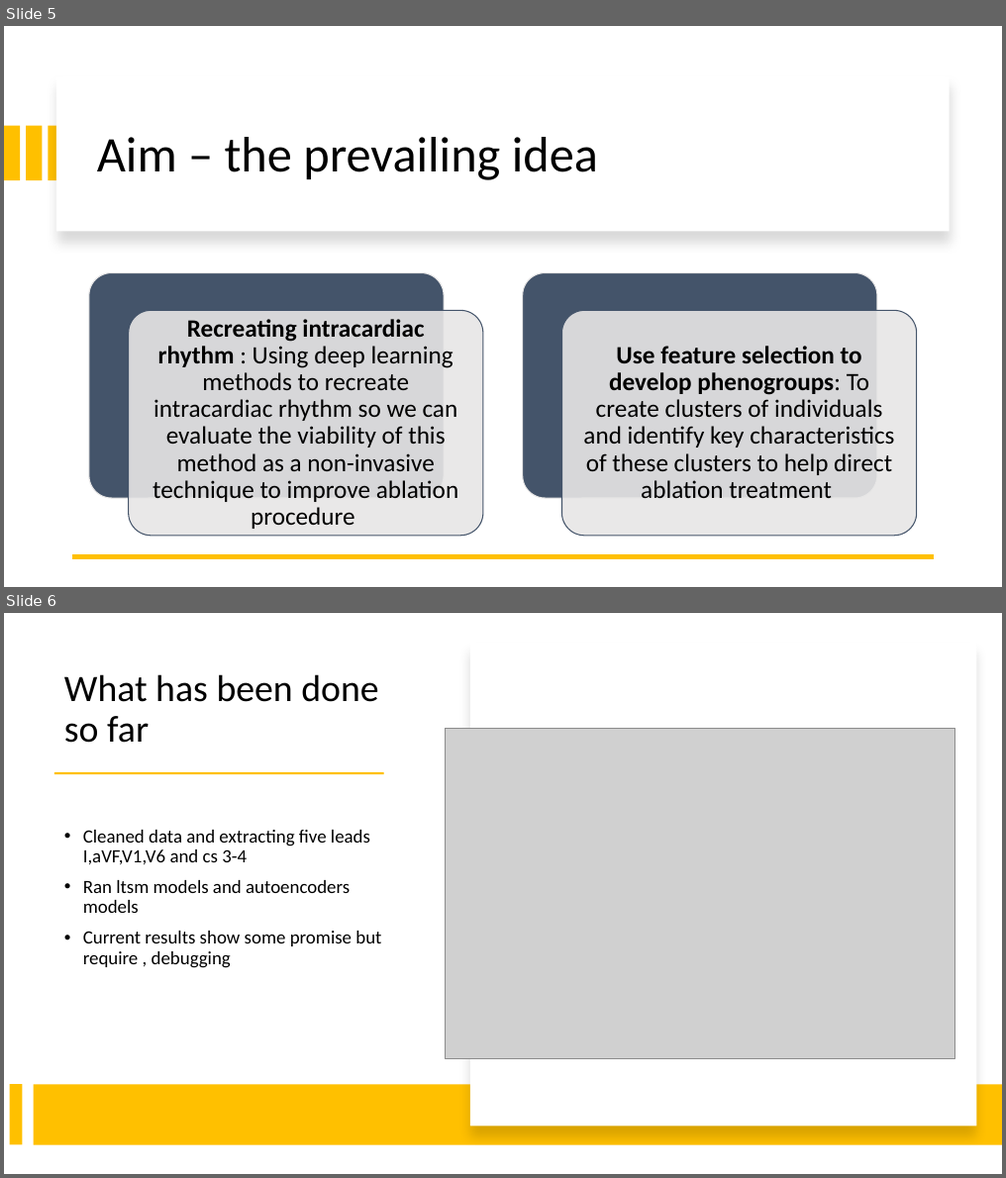
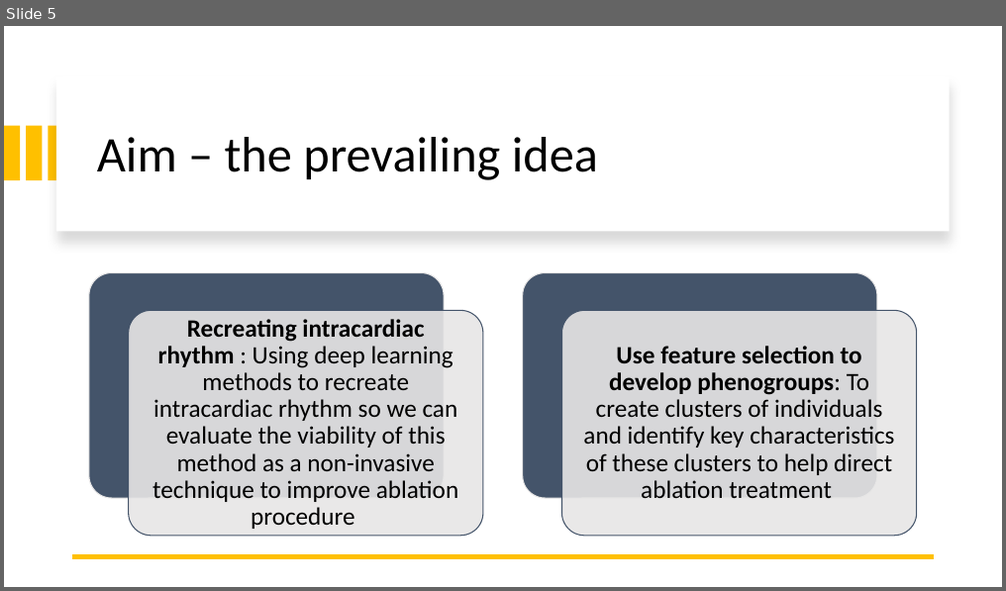
Before and after one commit to omare334/CVD_project, a slide deck: Phenogrouping patients with atrial fibrillation undergoing catheter ablation.pptx. Shown one above the other, each under a label of ours: slides 5 and 6 before the commit, slide 5 after it. The pictures are 1006x1178 and 1006x591 pixels, drawn with LibreOffice and Linux fonts; fonts in the diff are those of the drawing; grey boxes stand for pictures. Boxes give left, top, right and bottom in pixels: in the first picture for what was removed or moved away, otherwise in the second. Text is boxed around its words. In the diff, an @@ line names an element or a change of style, - is before the commit and + after.

```diff
--- a/Phenogrouping patients with atrial fibrillation undergoing catheter ablation.pptx
+++ b/Phenogrouping patients with atrial fibrillation undergoing catheter ablation.pptx
@@ slide 6 removed at (4, 613, 1002, 1174), background #FFFFFF @@
@@ rectangle removed at (470, 642, 976, 1127) @@
@@ title removed at (64, 674, 378, 743) @@
-What has been done so far
@@ picture removed at (445, 728, 954, 1059) @@
@@ rectangle removed at (54, 772, 383, 774) @@
@@ text removed at (83, 830, 381, 968) @@
-• Cleaned data and extracting five leads I,aVF,V1,V6 and cs 3-4
-• Ran ltsm models and autoencoders models
-• Current results show some promise but require , debugging
@@ rectangle removed at (9, 1084, 22, 1146) @@
@@ rectangle removed at (34, 1085, 1002, 1146) @@
```
Also in this commit, not shown: 1 slide changed, 4 slides added, 7 other files.
